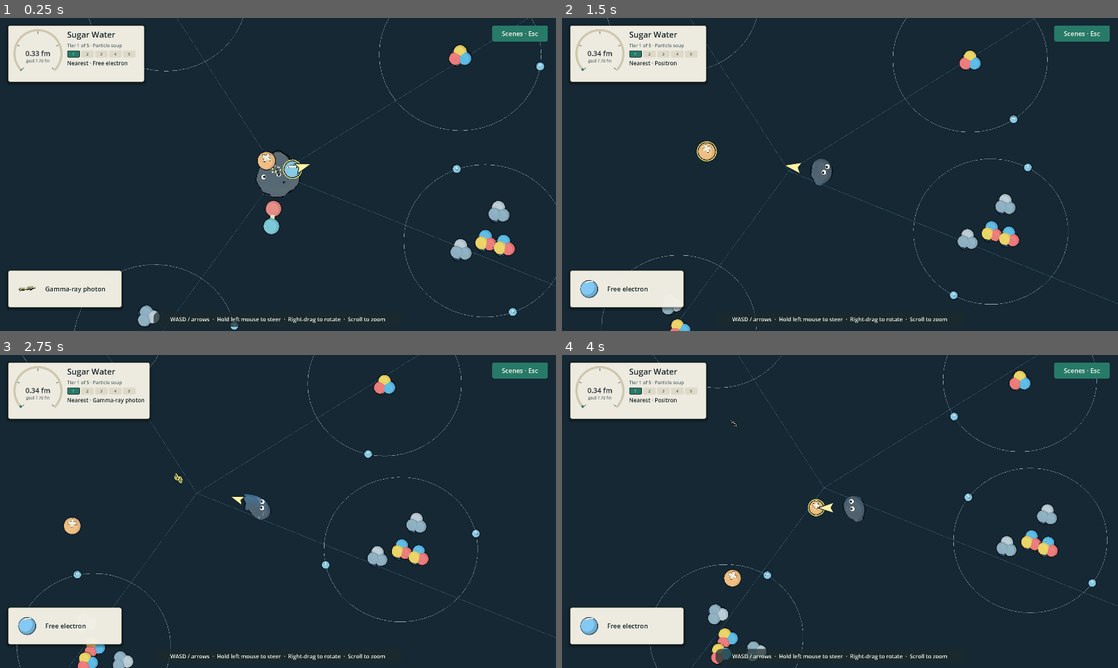
Above: before the commit, frames 1-4 (two rows, left to right).
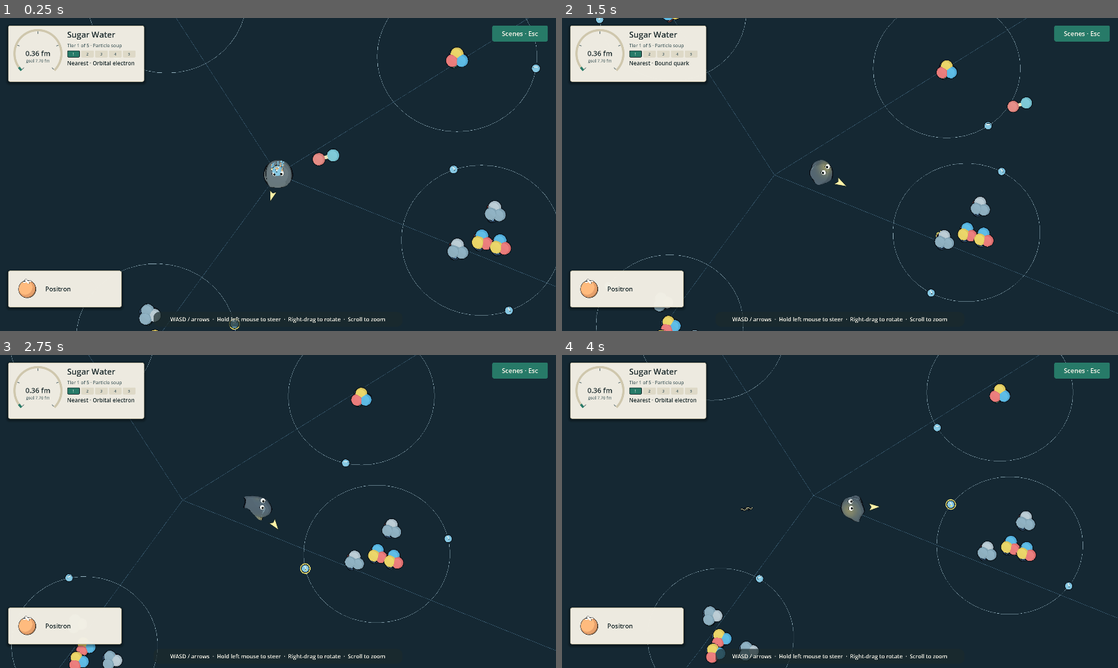
Above: after the commit, the same moments.

Repository: armantark/gray-goo
Game: Godot game, scene res://main.tscn
Same seed, same stepped clock (60 frames per second), same inputs: the game is played once before the commit and once after it.
Inputs (mouse positions are in pixels of both pictures, inside the frame that each line leads up to):
- Up to frame 1 (0.25 s): no input
- Up to frame 2 (1.5 s): move the mouse to (962, 158) at 0.52 s; hold D (move_right) 0.53-1.25 s; click (962, 158) at 0.67 s; drag from (728, 190) to (812, 237) at 1.27 s
- Up to frame 3 (2.75 s): move the mouse to (333, 442) at 2.02 s; hold D (move_right) from 2.03 s (still down)
- Up to frame 4 (4 s): release D (move_right) at 2.75 s; drag from (812, 574) to (673, 464) at 2.77 s; move the mouse to (1006, 558) at 3.52 s; hold A (move_left) from 3.53 s (still down)

The runs differ from the first frame. In frame 1, 3.2% of the frame differs, in the area x 3-100%, y 0-100%; in frame 2, 3.8%; in frame 3, 4.2%; in frame 4, 4.2%.

Commit message:
Hold Sugar Water to six to eight minutes for both bodies by gating its sugars and nuclei
The first hand-placed pass still let the procedural body win in about 330 s: the budget check stepped spawn points in whole seconds and undercounted their rates, and the Atoms view could run dry long enough for the route to give up.

Glucose and fructose from one split sucrose now sit between the vertex and the sugar as solid Atoms-view meals, and the drop reads as one line from the shower to the sucrose. Each view has its own steady source: hydrogen keeps coming from the west track through the Atoms view, and water from three rims feeds the last two views. The budget check steps spawn points in quarter seconds so their stated rates hold. Routes now take 449 and 472 s with the shell and 374 and 396 s with the procedural body, with no missed meals or stalls.

Diff:
--- a/src/levels/sugar_water.gd
+++ b/src/levels/sugar_water.gd
@@ -2,17 +2,19 @@
 
 # One drop of sugar water. A gamma ray struck the drop's south-west side, and the goo starts on the
 # vertex where it split. Particles fly out of the vertex, and atoms condense along the four tracks
-# of the shower: forming atoms near the vertex, heavier bare nuclei and loose hydrogen farther out.
-# The sucrose molecule, the milestone, floats across the drop inside its hydration shell, and
-# the rest of the water holds itself together in hydrogen-bonded chains and rings, each molecule's
-# hydrogens pointing at its neighbor's oxygen. More water diffuses in from the drop's rim toward
-# the sucrose as the goo grows.
+# of the shower: new atoms near the vertex, bound nuclei and loose hydrogen farther out. Across the
+# drop floats the sucrose, the milestone, and between them the glucose and fructose of one sucrose
+# that water has already split. Water diffuses in from the rim: beside the sugar it circles as its
+# hydration shell, far from it it only jostles.
 
 const Geometry = preload("res://src/levels/atomic_cosmic_geometry.gd")
 const NUCLEON_RADIUS := 0.18
 # A new atom's nucleons stand this many times farther apart than in a settled nucleus, so each
 # one's quarks sit clear of its neighbors.
 const LOOSE := 2.0
+# Sugars draw each atom as a sphere this far apart per unit of the sucrose layout, hydrogen this big.
+const SUGAR_SPACING := 0.2
+const SUGAR_HYDROGEN := 0.45
 # Each food grows the goo by its visible volume times this density, so a meal's reward always
 # matches the size the goo sees it swallow.
 const GROWTH_DENSITY := 0.22
@@ -43,8 +45,11 @@
 
 # [kind, at, turn in degrees, size]
 const PLACED := [
-	# The milestone, across the drop from the vertex.
+	# The milestone, across the drop from the vertex, and the halves of one sucrose that water has
+	# already split, drifting apart in the middle of the drop.
 	["sucrose", SUCROSE, 20, 4.2],
+	["glucose", Vector2(-12.0, -22.0), 70, 2.56],
+	["fructose", Vector2(10.0, 14.0), 200, 2.7],
 	# Newly formed atoms along the tracks, nearest the vertex, where the goo starts among them.
 	["new_hydrogen", Vector2(-41.1, 28.0), 0, 1.3],
 	["new_helium", Vector2(-40.7, 31.2), 120, 1.3],
@@ -69,7 +74,6 @@
 ]
 
 var world: GameWorld
-var sucrose: Food
 var drop: Node3D
 var _orbits: Array[Dictionary] = []
 var _gluons: Array[Dictionary] = []
@@ -116,6 +120,10 @@
 	var kinds := {
 		"sucrose": {"label": "Sucrose molecule · C12H22O11", "tier": 4, "density": GROWTH_DENSITY, "whole": drop,
 			"reason": "The dissolved sugar floats across the drop from the vertex.", "build": _build_sucrose},
+		"glucose": {"label": "Glucose molecule · C6H12O6", "tier": 3, "density": GROWTH_DENSITY, "whole": drop,
+			"reason": "Water split one sucrose, and its glucose and fructose drift apart.", "build": _solid_sugar.bind(_sugar_half(true))},
+		"fructose": {"label": "Fructose molecule · C6H12O6", "tier": 3, "density": GROWTH_DENSITY, "whole": drop,
+			"reason": "Water split one sucrose, and its glucose and fructose drift apart.", "build": _solid_sugar.bind(_sugar_half(false))},
 		"new_hydrogen": {"label": "Hydrogen atom", "tier": 3, "density": NEW_CLOUD_DENSITY, "whole": drop,
 			"reason": reason, "build": _new_atom.bind(1, 0)},
 		"new_helium": {"label": "Helium atom", "tier": 3, "density": NEW_CLOUD_DENSITY, "whole": drop,
@@ -157,22 +165,33 @@
 	atom.collect_when_empty = false
 	return atom
 
-# The sugar is one solid milestone: a space-filling model of all 45 atoms, too big to eat until the
-# Molecules view and a wall until then. Its atoms are not separate meals, so no goo can take the
-# sugar apart before it has grown into it.
+# Each sugar is one solid object: a space-filling model of all its atoms, a wall to any goo smaller
+# than itself and then one meal. Its atoms are not separate meals, so no goo can take the sugar
+# apart before it has grown into it. Every sugar draws its atoms at the same spacing and size.
+func _solid_sugar(molecule: Food, atoms: Array) -> void:
+	molecule.visual.add_child(_space_filling(atoms, SUGAR_SPACING, SUGAR_HYDROGEN, false))
+	molecule.height = 1.6
+	molecule.collider_radius = molecule.radius
+	_add_drift(molecule, 1.0, 0.012)
+
 func _build_sucrose(molecule: Food) -> void:
-	sucrose = molecule
-	sucrose.milestone = true
-	var atoms := _sucrose_atoms()
-	var extent := 0.0
+	molecule.milestone = true
+	_solid_sugar(molecule, _sucrose_atoms())
+
+# Water splits sucrose at its bridging oxygen: the glucose keeps that oxygen and caps it with a
+# hydrogen, and the fructose gains a hydroxyl where the bridge was. Each half centres on itself.
+func _sugar_half(glucose: bool) -> Array:
+	var whole := _sucrose_atoms()
+	var bridge: Vector2 = whole[14][0]
+	var atoms := whole.filter(func(atom: Array) -> bool: return (atom[0].x < 0.5) == glucose)
+	if glucose:
+		atoms.append([bridge + Vector2(1.75, 0.0), 1])
+	else:
+		atoms.append_array([[bridge - Vector2(0.3, 0.0), 8], [bridge - Vector2(2.05, 0.0), 1]])
+	var center := Vector2.ZERO
 	for atom in atoms:
-		extent = maxf(extent, atom[0].length())
-	var hydrogen := 0.45
-	sucrose.visual.add_child(_space_filling(atoms, (sucrose.radius - hydrogen) / extent, hydrogen, false))
-	sucrose.height = 1.6
-	sucrose.collider_radius = sucrose.radius
-	sucrose.set_meta("formula", "C12H22O11")
-	_add_drift(sucrose, 1.0, 0.012)
+		center += atom[0] / atoms.size()
+	return atoms.map(func(atom: Array) -> Array: return [atom[0] - center, atom[1]])
 
 # [at, protons] for each of sucrose's atoms: a six-ring and a five-ring joined by one oxygen, with
 # their hydroxyl groups and hydrogens.
@@ -380,13 +399,15 @@
 	var fusing := "Nucleons fuse into nuclei at the ends of the shower's tracks and drift on."
 	for tip in [NORTH_TIP, SOUTH_TIP, WEST_TIP]:
 		_world_spawn("", "Nucleus", 2, fusing, [tip], Vector2(0.5, 0.78), Vector2i(1, 1), 0.085, 3, 45.0, _drift_on, _nucleus_of_size)
-	for tip in [WEST_TIP, SOUTH_TIP]:
+	# The west track goes on releasing hydrogen, more slowly, through the Atoms view, until the goo
+	# can eat the sugars.
+	for source in [[WEST_TIP, 2, 0.24], [SOUTH_TIP, 2, 0.24], [WEST_TIP, 3, 0.09]]:
 		_world_spawn("", "Hydrogen atom", 3, "A nucleus catches a stray electron at the end of its track.",
-			[tip], Vector2(0.8, 0.9), Vector2i(2, 2), 0.24, 4, 60.0, _wander, _light_atom.bind(1, 0))
+			[source[0]], Vector2(0.8, 0.9), Vector2i(source[1], source[1]), source[2], 4, 60.0, _wander, _light_atom.bind(1, 0))
 	var diffusing := "Bulk water diffuses in from the drop's rim toward the sugar."
-	_world_spawn("", "Water molecule · H2O", 4, diffusing, NORTH_RIM, Vector2(3.7, 3.7), Vector2i(4, 4), 0.26, 4, 80.0, _diffuse, _water)
+	_world_spawn("", "Water molecule · H2O", 4, diffusing, NORTH_RIM, Vector2(3.7, 3.7), Vector2i(4, 4), 0.31, 4, 80.0, _diffuse, _water)
 	for rim in [SOUTH_RIM, WEST_RIM]:
-		_world_spawn("", "Water molecule · H2O", 4, diffusing, rim, Vector2(3.7, 3.7), Vector2i(3, 4), 0.065, 3, 80.0, _jostle, _water)
+		_world_spawn("", "Water molecule · H2O", 4, diffusing, rim, Vector2(3.7, 3.7), Vector2i(3, 4), 0.02, 3, 80.0, _jostle, _water)
 
 func _world_spawn(model: String, label: String, tier: int, reason: String, from: Array, sizes: Vector2,
 		tiers: Vector2i, rate: float, limit: int, lifetime: float, move: Callable, composite: Callable = Callable()) -> void:
Not shown, changed: memory-bank/papercuts.md
Not shown, changed: memory-bank/progress.md
